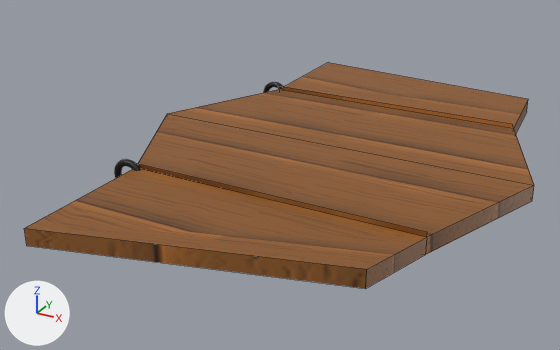
Renders of the FBX model Assets3D/Models/Props/sign.fbx from each side of a commit.
The view is the same before and after, from a 50 mm lens placed at (3.07, -6.62, 2.94), pointed at (-0.39, -0.34, -0.2). The lights are fixed; the arrows at lower left show +X, +Y and +Z. Mesh edges are drawn as thin lines on the coarser meshes. Where no turn or scale is listed for an object, it has been applied to the vertices.

The scene before the commit, as lines of its bpy script (objects in view):
```python
me_cube_001 = bpy.data.meshes.new('Cube.001')
me_cube_001.from_pydata(...)  # 24 vertices, 20 faces; spans x -2.02..2.02, y -2.8..2.8, z -0.08..0.19
me_cube_001.materials.append(mat_material_001)  # picture img_wood_jpg
ob_cube = bpy.data.objects.new('Cube', me_cube_001)
ob_cube.location = (0.0, 0.0, 0.0)
```
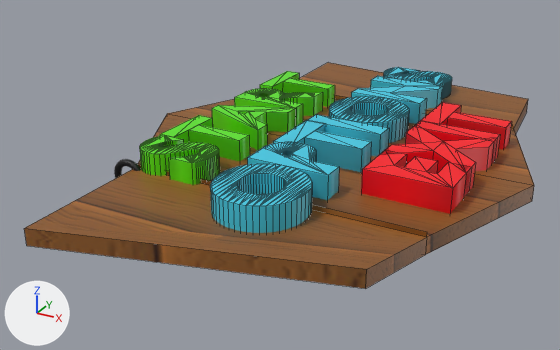
The change in detail:
Material 'Material.003' (mat_material_003) is new.
Its base color is (1.0, 0.0, 0.00838) (red #ff0017).
Material 'Material.004' (mat_material_004) is new.
Its base color is (0.0536, 0.607, 0.8) (cyan #41cce7).
Material 'Material' (mat_material) is new.
Its base color is (0.0974, 0.8, 0.00295) (green #58e70a).
Its roughness is 0.4.
Mesh me_text_002 is new.
It has 72 vertices, 92 faces and spans x -0.74..0.09, y 0.01..2.12, z -0.17..0.17.
It uses material mat_material_003 (red #ff0017).
Mesh me_text_001 is new.
It has 784 vertices, 1160 faces and spans x -0.74..0.13, y -0.01..4.28, z -0.17..0.17.
It uses material mat_material_004 (cyan #41cce7).
Mesh me_text is new.
It has 486 vertices, 725 faces and spans x -0.73..0.08, y 0.0..2.97, z -0.17..0.17.
It uses material mat_material (green #58e70a).
Object 'Text.002' (ob_text_002) is new; it shows me_text_002.
Its location is (1.472, -0.931, 0.14).
Object 'Text.001' (ob_text_001) is new; it shows me_text_001.
Its location is (0.46, -2.003, 0.14).
Object 'Text' (ob_text) is new; it shows me_text.
Its location is (-0.624, -1.466, 0.119).

Location of each change, (x1, y1, x2, y2) in pixels of the pictures (560 x 350 px):
'Text.001', added (cyan)
    after: (210, 67, 452, 233)
'Text', added (green)
    after: (140, 71, 335, 185)
'Text.002', added (red)
    after: (361, 102, 512, 214)
